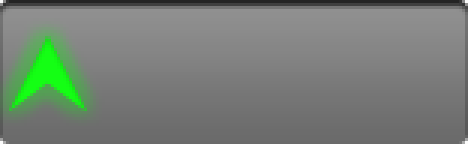
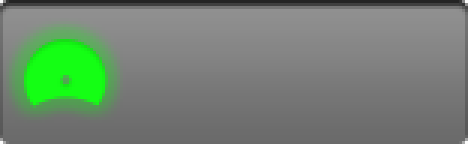
Two versions of the same layered image (468px x 144px). Layer-by-layer changes:
pixels changed over left=0, top=21, right=123, bottom=123 (layer not identified)
